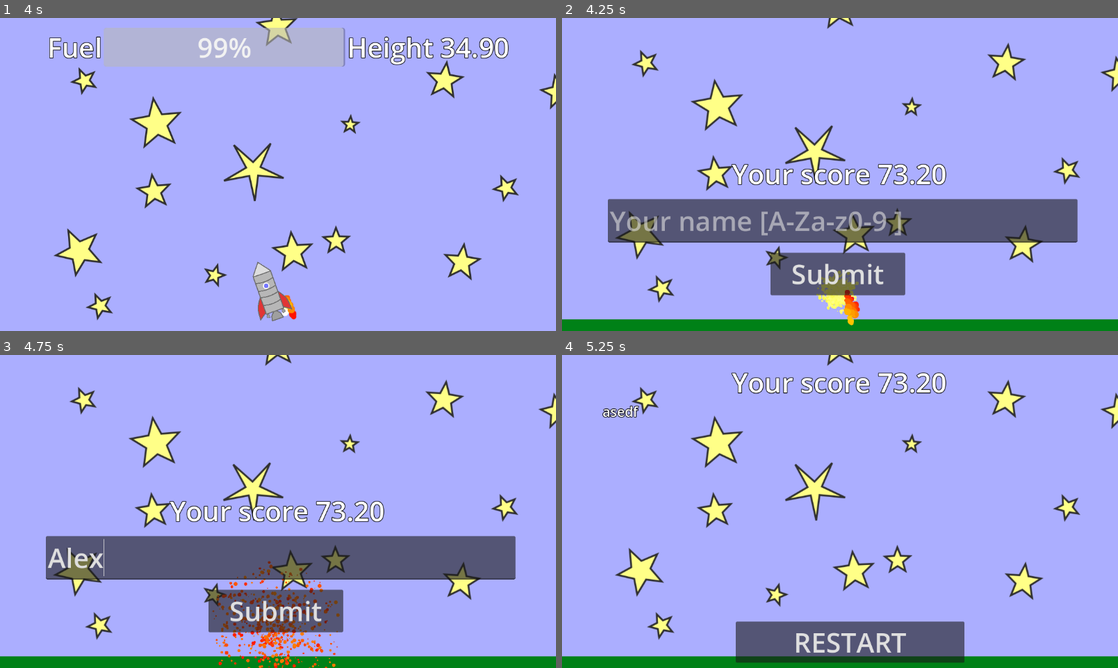
Above: before the commit, frames 1-4 (two rows, left to right).
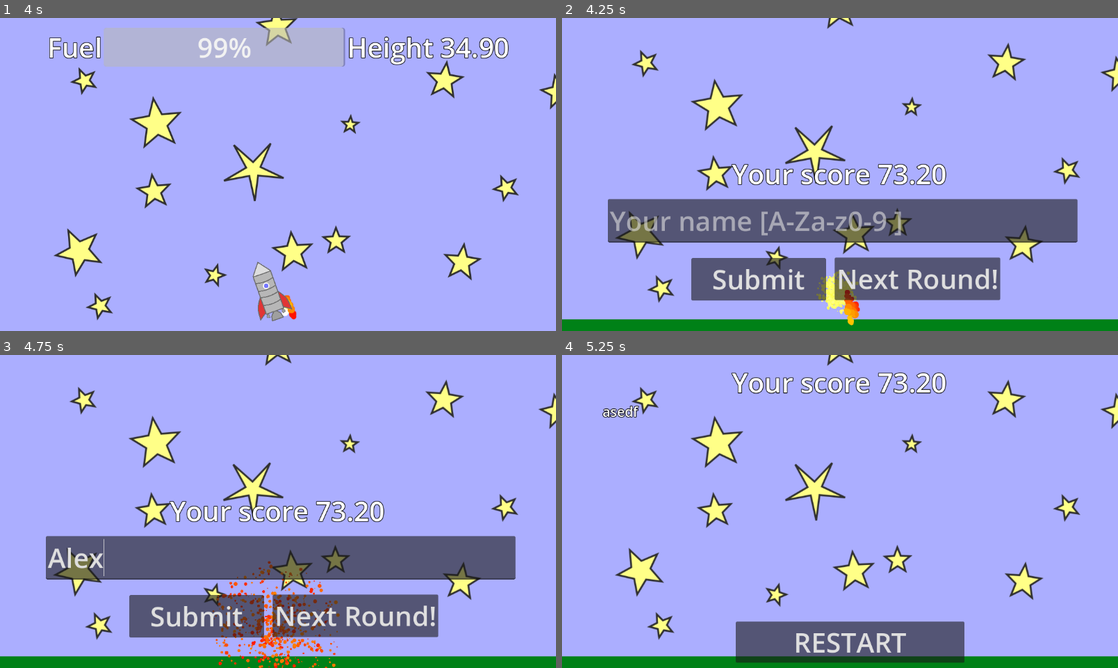
Above: after the commit, the same moments.

Repository: aligator/SpaceDelivery
Game: Godot game, scene res://world.tscn
Same seed, same stepped clock (60 frames per second), same inputs: the game is played once before the commit and once after it.
Inputs (mouse positions are in pixels of both pictures, inside the frame that each line leads up to):
- Up to frame 1 (4 s): tap Enter at 0.5, 2 s; hold Right (ui_right) 0.53-1.28 s; tap Space at 1.25 s; hold Left (ui_left) 1.28-2.03 s; hold Right (ui_right) 2.03-2.78 s; hold Up (ui_up) 2.78-3.53 s; hold Left (ui_left) from 3.53 s (still down)
- Up to frame 2 (4.25 s): keep holding Left (ui_left)
- Up to frame 3 (4.75 s): release Left (ui_left) at 4.25 s; click (278, 558) at 4.27 s; type "Alex" at 4.35 s
- Up to frame 4 (5.25 s): click "Submit" at 5 s

Frame 1 is identical in both runs. In frame 2, 6.0% of the frame differs, in the area x 23-79%, y 74-91%; in frame 3, 6.0%; in frame 4, nothing differs.

Commit message:
Ignore Highscore button

Diff:
--- a/world.tscn
+++ b/world.tscn
@@ -106,7 +106,6 @@
 	if !regex.search(username):
 		disabled = false
 		nameTextField.text = \"\"
-		nameTextField.placeholder_text = \"Invalid! Rules: [A-Za-z0-9 ]\"
 		return
 
 	globalVar.username = username
@@ -131,6 +130,15 @@
 		nameTextField.text = nameTextField.text.replace(\"\\n\", \"\")
 		_on_pressed()
 
+"
+
+[sub_resource type="GDScript" id="GDScript_rreer"]
+script/source = "extends Button
+
+
+func _on_pressed():
+	get_tree().reload_current_scene()
+	pass # Replace with function body.
 "
 
 [sub_resource type="GDScript" id="GDScript_ymu0u"]
@@ -252,7 +260,6 @@
 objectScene = ExtResource("6_vqjo2")
 
 [node name="Highscore" type="CanvasLayer" parent="."]
-visible = false
 
 [node name="HBoxContainer" type="HBoxContainer" parent="Highscore"]
 offset_top = 283.0
@@ -277,13 +284,22 @@
 wrap_mode = 1
 
 [node name="Button" type="Button" parent="Highscore"]
-offset_left = 432.0
-offset_top = 486.0
-offset_right = 711.0
-offset_bottom = 574.0
+offset_left = 268.0
+offset_top = 497.0
+offset_right = 547.0
+offset_bottom = 585.0
 theme = ExtResource("3_o3j68")
 text = "Submit"
 script = SubResource("GDScript_2415s")
+
+[node name="Restart" type="Button" parent="Highscore"]
+offset_left = 565.0
+offset_top = 496.0
+offset_right = 844.0
+offset_bottom = 584.0
+theme = ExtResource("3_o3j68")
+text = "Next Round!"
+script = SubResource("GDScript_rreer")
 
 [node name="HighscoreList" type="CanvasLayer" parent="."]
 visible = false
@@ -334,4 +350,5 @@
 [connection signal="timeout" from="EnemyTimer" to="EnemyTimer" method="_on_timeout"]
 [connection signal="text_changed" from="Highscore/TextEdit" to="Highscore/Button" method="_on_text_edit_text_changed"]
 [connection signal="pressed" from="Highscore/Button" to="Highscore/Button" method="_on_pressed"]
+[connection signal="pressed" from="Highscore/Restart" to="Highscore/Restart" method="_on_pressed"]
 [connection signal="pressed" from="HighscoreList/RestartButton" to="HighscoreList/RestartButton" method="_on_pressed"]
Not shown, changed: export_presets.cfg
Not shown: 1 places in world.tscn that only renumber resources
